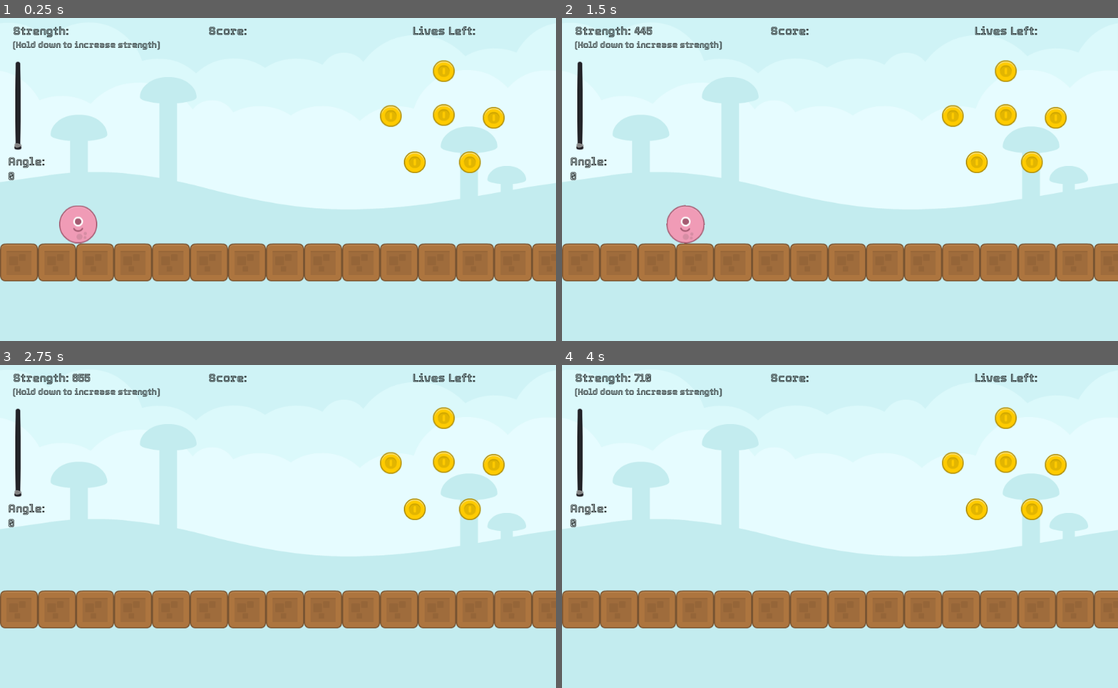
Above: before the commit, frames 1-4 (two rows, left to right).
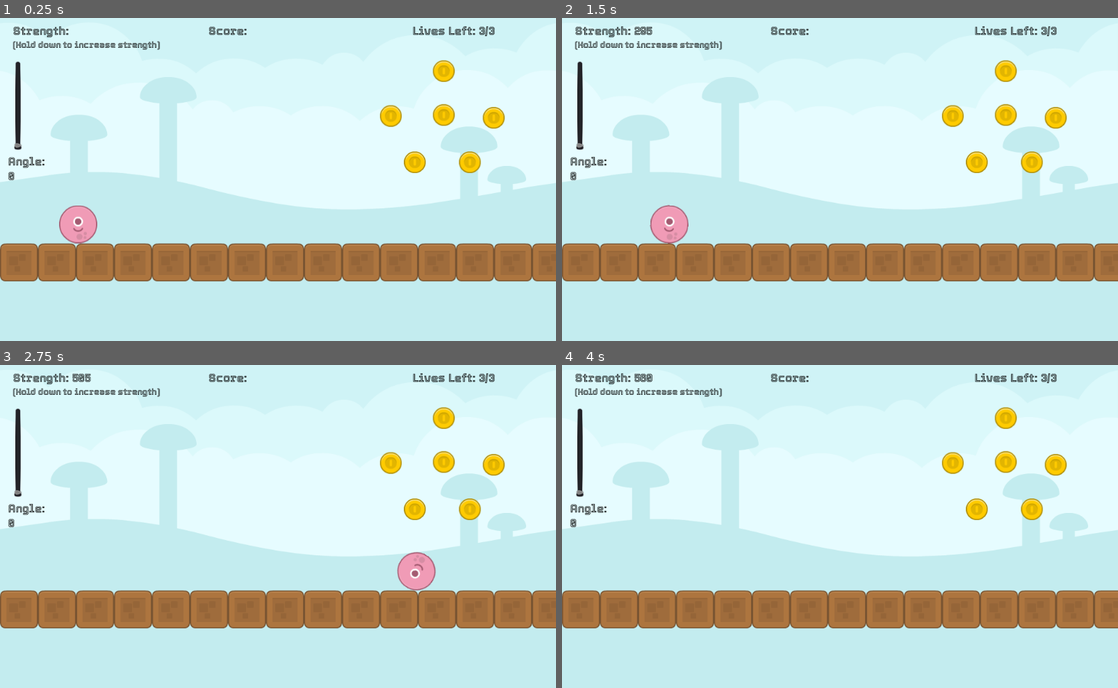
Above: after the commit, the same moments.

Repository: bsu-cs315/P1-maalfawares
Game: Godot game, scene res://src/Level.tscn
The game is run twice, just before and just after one commit, with the same random seed, the same clock (stepped at 60 frames per second) and the same inputs. Sound files missing from this copy of the repository are replaced by a short silence.
Inputs:
- Up to frame 1 (0.25 s): no input
- Up to frame 2 (1.5 s): tap Enter at 0.5 s; hold Space (launch) 0.53-1.28 s; tap Space (launch) at 1.35 s
- Up to frame 3 (2.75 s): hold Space (launch) from 2.03 s (still down)
- Up to frame 4 (4 s): release Space (launch) at 2.78 s; tap Space (launch) at 2.85, 3.5 s; hold Space (launch) from 3.53 s (still down)

The runs differ from the first frame. In frame 1, less than 0.1% of the frame differs, in the area x 86-89%, y 2-6%; in frame 2, 0.9%, in the area x 13-89%, y 2-70%; in frame 3, 0.8%; in frame 4, 0.1%.

Commit message:
Add limited projectiles and Game Over screen

Diff:
--- a/src/Ball.gd
+++ b/src/Ball.gd
@@ -3,11 +3,9 @@
 export var strength : float = 50
 export var strength_increase = 5
 export var angle = 0
-export var score = 0
-export var lives = 3
 
 
-func _process(delta):
+func _process(_delta):
 	update_angle_label()
 
 	#Increase strength while spacebar held
@@ -19,7 +17,6 @@
 	elif Input.is_action_just_released("launch"):
 		var velocity = Vector2.RIGHT.rotated(deg2rad(-angle)) * strength
 		apply_impulse(Vector2.ZERO, velocity)
-		get_owner().update_lives()
 
 
 func update_angle_label():
@@ -30,10 +27,10 @@
 	var strength_display = get_parent().get_node("HUD/StrengthLabel")
 	strength_display.text = "Strength: " + str(strength)
 
-func _on_AngleSlider_value_changed(value):
+func set_angle(value):
 	angle = value
 
 func add_score():
-	score +=1
+	get_parent().score +=1
 	var score_display = get_parent().get_node("HUD/ScoreLabel")
-	score_display.text = "Score: " + str(score)
+	score_display.text = "Score: " + str(get_parent().score)
--- a/src/Ball.tscn
+++ b/src/Ball.tscn
@@ -14,3 +14,8 @@
 
 [node name="CollisionShape2D" type="CollisionShape2D" parent="."]
 shape = SubResource( 1 )
+
+[node name="Line2D" type="Line2D" parent="."]
+points = PoolVector2Array( 0.367371, 2.0437 )
+width = 7.0
+default_color = Color( 0.905882, 0.682353, 0.898039, 1 )
--- a/src/Coin.gd
+++ b/src/Coin.gd
@@ -1,5 +1,4 @@
 extends Area2D
-signal coin_collect
 
 
 func _on_Coin_body_entered(body):
--- /dev/null
+++ b/src/EndScene.tscn
@@ -0,0 +1,50 @@
+[gd_scene load_steps=5 format=2]
+
+[ext_resource path="res://assets/elementWood050.png" type="Texture" id=1]
+[ext_resource path="res://assets/Tourney-Medium.ttf" type="DynamicFontData" id=2]
+
+[sub_resource type="DynamicFont" id=1]
+size = 27
+font_data = ExtResource( 2 )
+
+[sub_resource type="DynamicFont" id=2]
+size = 21
+font_data = ExtResource( 2 )
+
+[node name="EndScene" type="Node2D"]
+
+[node name="TextureRect" type="TextureRect" parent="."]
+margin_right = 220.0
+margin_bottom = 140.0
+texture = ExtResource( 1 )
+__meta__ = {
+"_edit_use_anchors_": false
+}
+
+[node name="GOLabel" type="Label" parent="TextureRect"]
+anchor_top = 0.5
+anchor_right = 1.0
+anchor_bottom = 0.5
+margin_top = -30.0
+margin_bottom = 1.0
+custom_fonts/font = SubResource( 1 )
+custom_colors/font_color = Color( 0, 0, 0, 1 )
+text = "Game Over!"
+align = 1
+__meta__ = {
+"_edit_use_anchors_": false
+}
+
+[node name="ScoreLabel" type="Label" parent="TextureRect"]
+anchor_top = 0.5
+anchor_right = 1.0
+anchor_bottom = 0.5
+margin_top = 2.0
+margin_bottom = 26.0
+custom_fonts/font = SubResource( 2 )
+custom_colors/font_color = Color( 0, 0, 0, 1 )
+text = "Score: 0"
+align = 1
+__meta__ = {
+"_edit_use_anchors_": false
+}
--- a/src/Level.gd
+++ b/src/Level.gd
@@ -1,14 +1,24 @@
 extends Node2D
 
-onready var path_line = $Ball/Line2D
+onready var path_line
 export var Yangle = 0
 export var lives = 3
+var ball : RigidBody2D
+export var score = 0
+
+func _ready():
+	make_ball()
 
 
-func _process(delta):
+func _process(_delta):
 	if Input.is_action_just_released("launch"):
 		path_line.hide()
 		$LaserSound.play()
+		yield(get_tree().create_timer(5), "timeout")
+		update_lives()
+
+		ball.queue_free()
+		make_ball()
 
 func update_line(ang):
 	path_line.clear_points()
@@ -19,7 +29,19 @@
 func _on_AngleSlider_value_changed(value):
 	Yangle=value
 	update_line(Yangle)
+	ball.set_angle(Yangle)
+
+
+func make_ball():
+	if (lives > 0):
+		ball = load("res://src/Ball.tscn").instance()
+		ball.position = Vector2(144,384)
+		add_child(ball)
+		path_line = ball.get_node("Line2D")
 
 func update_lives():
-	lives -= 1
-	print (str(lives) + "left")
+	lives-=1
+	$HUD/LivesLabel.text = "Lives Left: " + str(lives) + "/3"
+	if (lives <= 0):
+		$EndScene.visible = true
+		$EndScene/TextureRect/ScoreLabel.text = "Score: " + str(score)
--- a/src/Level.tscn
+++ b/src/Level.tscn
@@ -1,6 +1,6 @@
 [gd_scene load_steps=15 format=2]
 
-[ext_resource path="res://src/Ball.tscn" type="PackedScene" id=1]
+[ext_resource path="res://src/EndScene.tscn" type="PackedScene" id=1]
 [ext_resource path="res://assets/elementWood010.png" type="Texture" id=2]
 [ext_resource path="res://src/Coin.tscn" type="PackedScene" id=3]
 [ext_resource path="res://src/Level.gd" type="Script" id=4]
@@ -34,22 +34,22 @@
 } ]
 0/z_index = 0
 
+[sub_resource type="DynamicFont" id=3]
+size = 21
+font_data = ExtResource( 6 )
+
 [sub_resource type="DynamicFont" id=4]
 size = 21
 font_data = ExtResource( 6 )
 
-[sub_resource type="DynamicFont" id=3]
+[sub_resource type="DynamicFont" id=5]
+font_data = ExtResource( 6 )
+
+[sub_resource type="DynamicFont" id=6]
 size = 21
 font_data = ExtResource( 6 )
 
 [sub_resource type="DynamicFont" id=7]
-font_data = ExtResource( 6 )
-
-[sub_resource type="DynamicFont" id=8]
-size = 21
-font_data = ExtResource( 6 )
-
-[sub_resource type="DynamicFont" id=9]
 size = 21
 font_data = ExtResource( 6 )
 
@@ -65,30 +65,6 @@
 __meta__ = {
 "_edit_use_anchors_": false
 }
-
-[node name="EndMessage" type="Label" parent="."]
-visible = false
-anchor_top = 0.5
-anchor_right = 1.0
-anchor_bottom = 0.5
-margin_left = 325.785
-margin_top = 199.521
-margin_right = 381.785
-margin_bottom = 213.521
-rect_scale = Vector2( 4.49836, 3.90514 )
-text = "Message"
-__meta__ = {
-"_edit_use_anchors_": false
-}
-
-[node name="Ball" parent="." instance=ExtResource( 1 )]
-position = Vector2( 144, 384 )
-strength = 200.0
-
-[node name="Line2D" type="Line2D" parent="Ball"]
-points = PoolVector2Array( 0.367371, 2.0437 )
-width = 7.0
-default_color = Color( 0.905882, 0.682353, 0.898039, 1 )
 
 [node name="TileMap" type="TileMap" parent="."]
 tile_set = SubResource( 2 )
@@ -160,9 +136,12 @@
 margin_top = 16.0
 margin_right = 876.0
 margin_bottom = 40.0
-custom_fonts/font = SubResource( 9 )
+custom_fonts/font = SubResource( 7 )
 custom_colors/font_color = Color( 0, 0, 0, 1 )
-text = "Lives Left:"
+text = "Lives Left: 3/3"
+__meta__ = {
+"_edit_use_anchors_": false
+}
 
 [node name="Coins" type="Control" parent="."]
 margin_right = 40.0
@@ -204,7 +183,8 @@
 [node name="LaserSound" type="AudioStreamPlayer" parent="."]
 stream = ExtResource( 7 )
 
+[node name="EndScene" parent="." instance=ExtResource( 1 )]
+visible = false
+position = Vector2( 384, 144 )
+
 [connection signal="value_changed" from="AngleSlider" to="." method="_on_AngleSlider_value_changed"]
-[connection signal="value_changed" from="AngleSlider" to="Ball" method="_on_AngleSlider_value_changed"]
-[connection signal="body_entered" from="Coins/Coin" to="." method="_on_Coin_body_entered"]
-[connection signal="coin_collect" from="Coins/Coin" to="." method="coin_collect"]
Binary file added: assets/elementWood050.png
Not shown, added: assets/elementWood050.png.import
Not shown: 4 places in src/Level.tscn that only renumber resources
